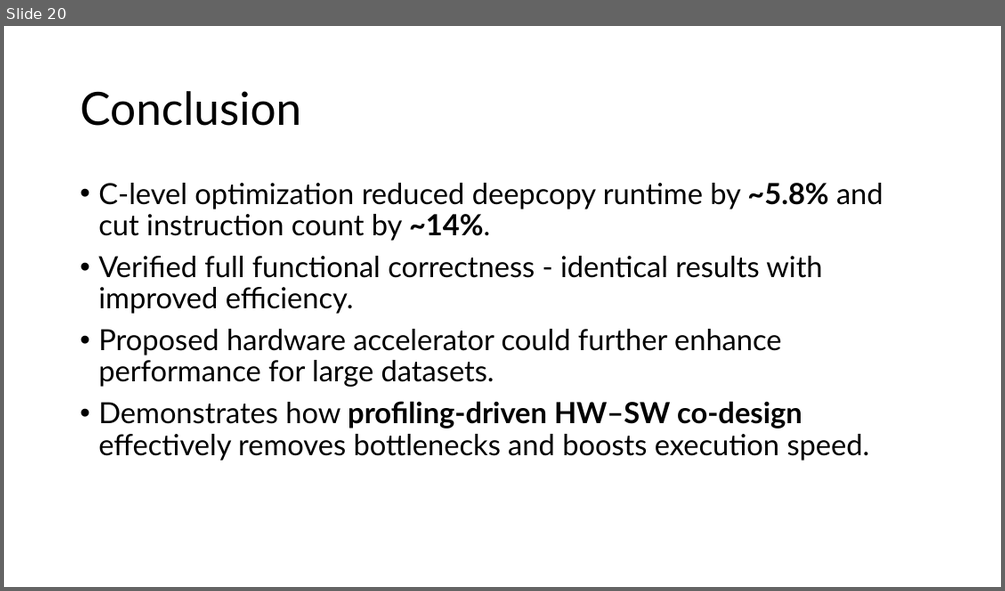
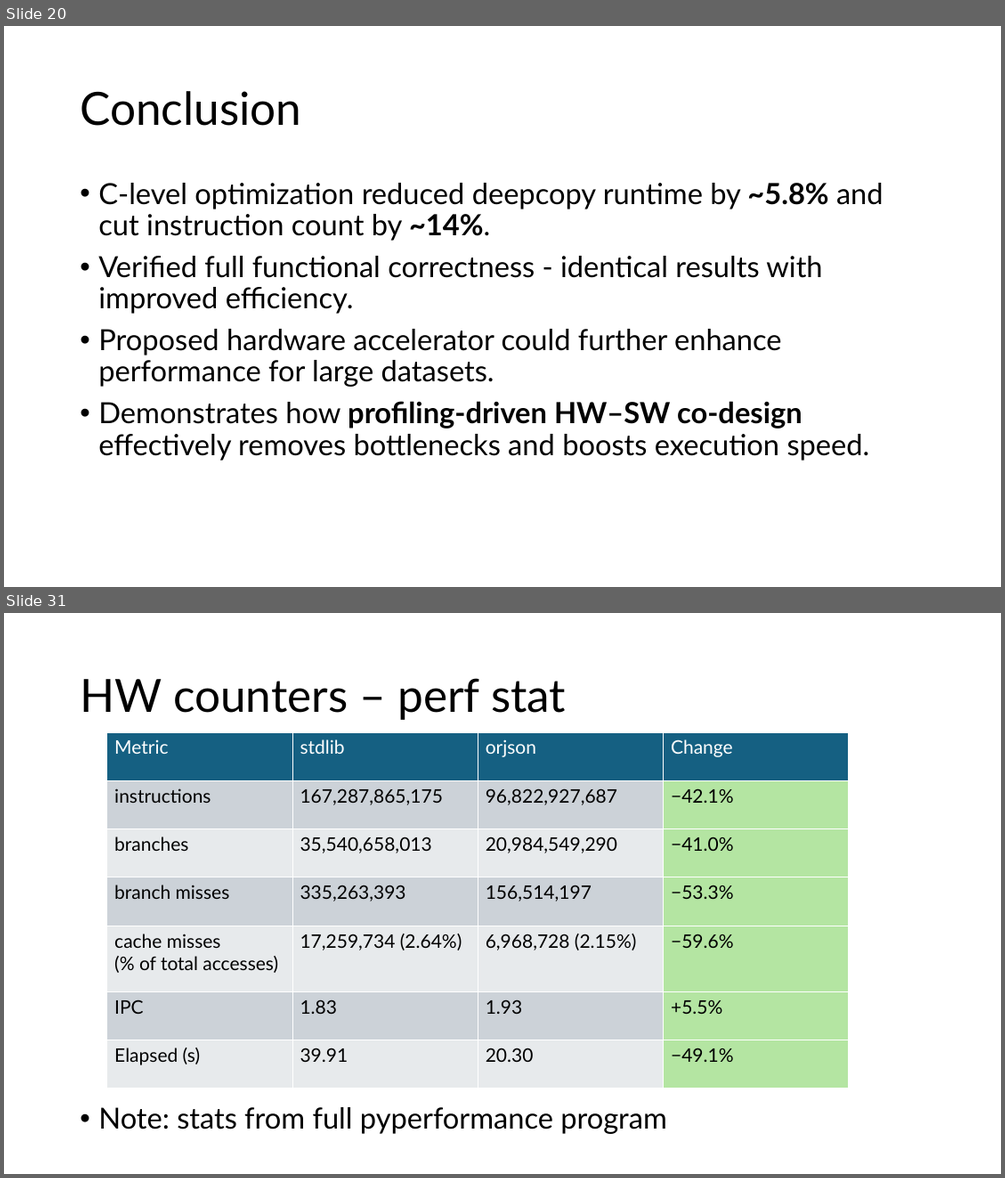
Before and after one commit to Dorknafo7/HW-SW-Co-Design-Project, a slide deck: project_presentation.pptx. Shown one above the other, each under a label of ours: slide 20 before the commit, slides 20 and 31 after it; the slides between them are not shown. The pictures are 1005x591 and 1005x1178 pixels, drawn with LibreOffice and Linux fonts; fonts in the diff are those of the drawing. Boxes give left, top, right and bottom in pixels: in the first picture for what was removed or moved away, otherwise in the second. Text is boxed around its words. In the diff, an @@ line names an element or a change of style, - is before the commit and + after.

```diff
--- a/project_presentation.pptx
+++ b/project_presentation.pptx
@@ slide 31 added at [4,613,1001,1174], background #FFFFFF @@
@@ title added at [80,678,566,720], 44 pt, text #000000 @@
+HW counters – perf stat
@@ table added at [107,732,849,1088], 7 rows, 4 columns @@
+Metric | stdlib | orjson | Change
+instructions | 167,287,865,175 | 96,822,927,687 | −42.1%
+branches | 35,540,658,013 | 20,984,549,290 | −41.0%
+branch misses | 335,263,393 | 156,514,197 | −53.3%
+cache misses / (% of total accesses) | 17,259,734 (2.64%) | 6,968,728 (2.15%) | −59.6%
+IPC | 1.83 | 1.93 | +5.5%
+Elapsed (s) | 39.91 | 20.30 | −49.1%
@@ text added at [98,1107,667,1134], 28 pt, text #000000 @@
+• Note: stats from full pyperformance program
```
Also in this commit, not shown: 17 other slides added.
